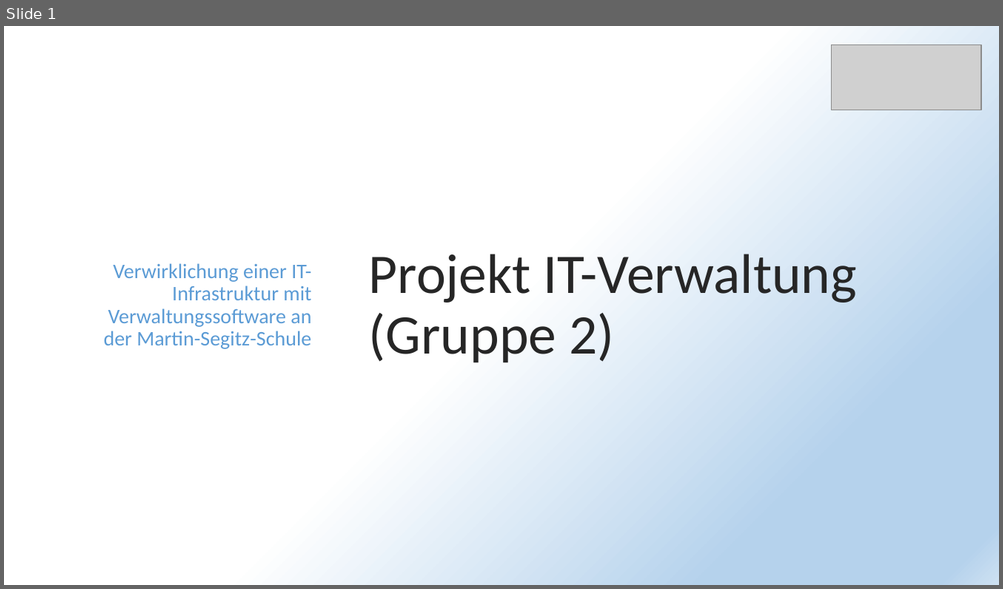
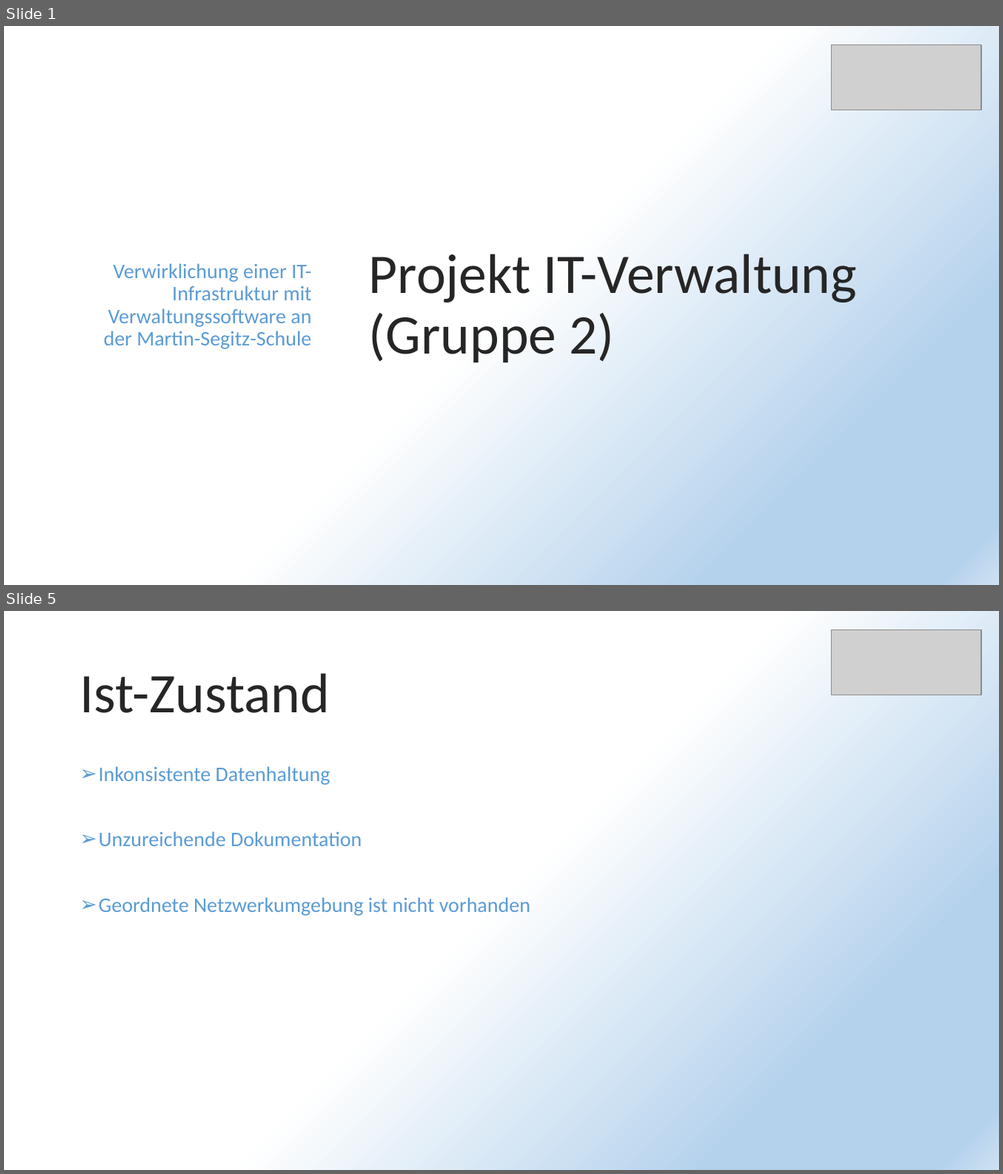
Before and after one commit to PapAnte/g2schoolproject, a slide deck: Projekt IT-Verwaltung.pptx. Shown one above the other, each under a label of ours: slide 1 before the commit, slides 1 and 5 after it; the slides between them are not shown. The pictures are 1003x589 and 1003x1174 pixels, drawn with LibreOffice and Linux fonts; fonts in the diff are those of the drawing; grey boxes stand for pictures. Boxes give left, top, right and bottom in pixels: in the first picture for what was removed or moved away, otherwise in the second. Text is boxed around its words. In the diff, an @@ line names an element or a change of style, - is before the commit and + after.

```diff
--- a/Projekt IT-Verwaltung.pptx
+++ b/Projekt IT-Verwaltung.pptx
@@ slide 5 added at (x1=4, y1=611, x2=999, y2=1170), background gradient #FFFFFF to #B5D2EC to #CEE1F2 @@
@@ picture added at (x1=831, y1=629, x2=981, y2=695) @@
@@ title added at (x1=79, y1=673, x2=330, y2=713), 54 pt, text #262626 @@
+Ist-Zustand
@@ text added at (x1=99, y1=766, x2=530, y2=916), 20 pt, text #5B9BD5 @@
+➢ Inkonsistente Datenhaltung
+➢ Unzureichende Dokumentation
+➢ Geordnete Netzwerkumgebung ist nicht vorhanden
```
Also in this commit, not shown: 7 slides changed, 25 other slides added, 21 slides removed.
